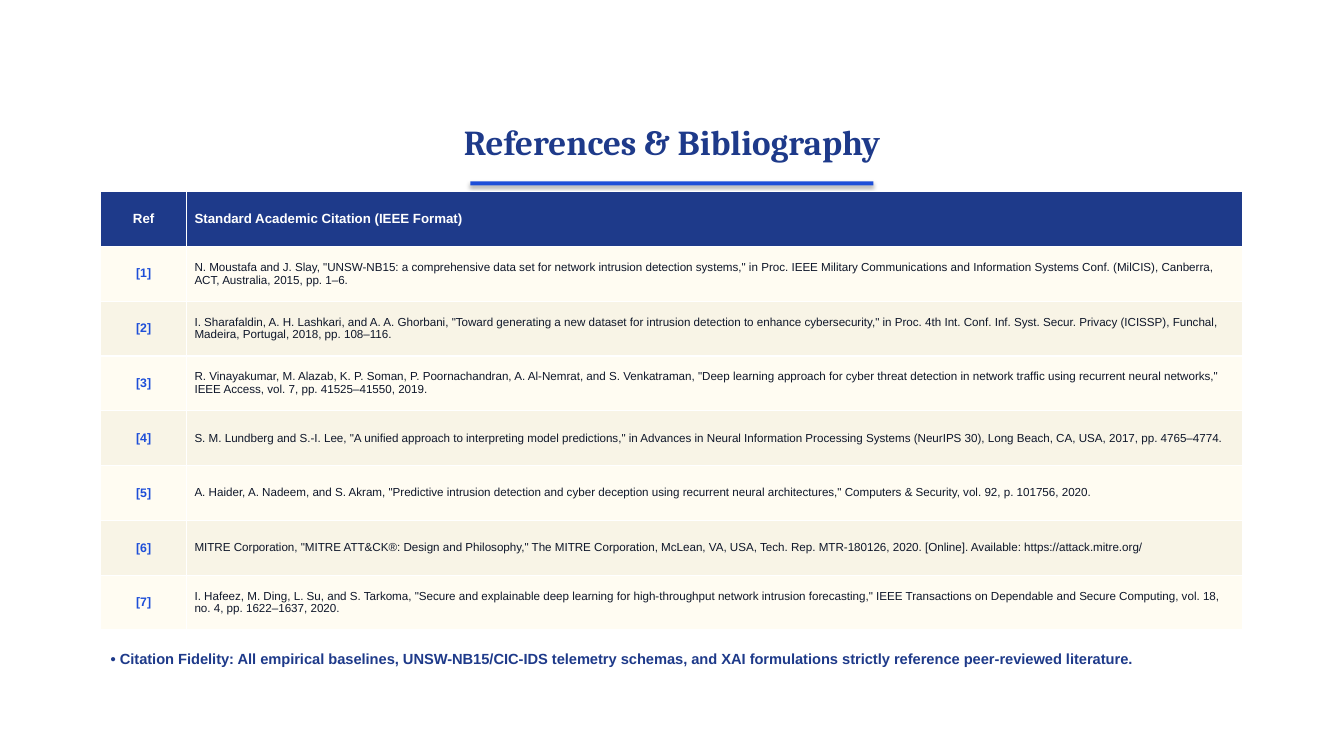
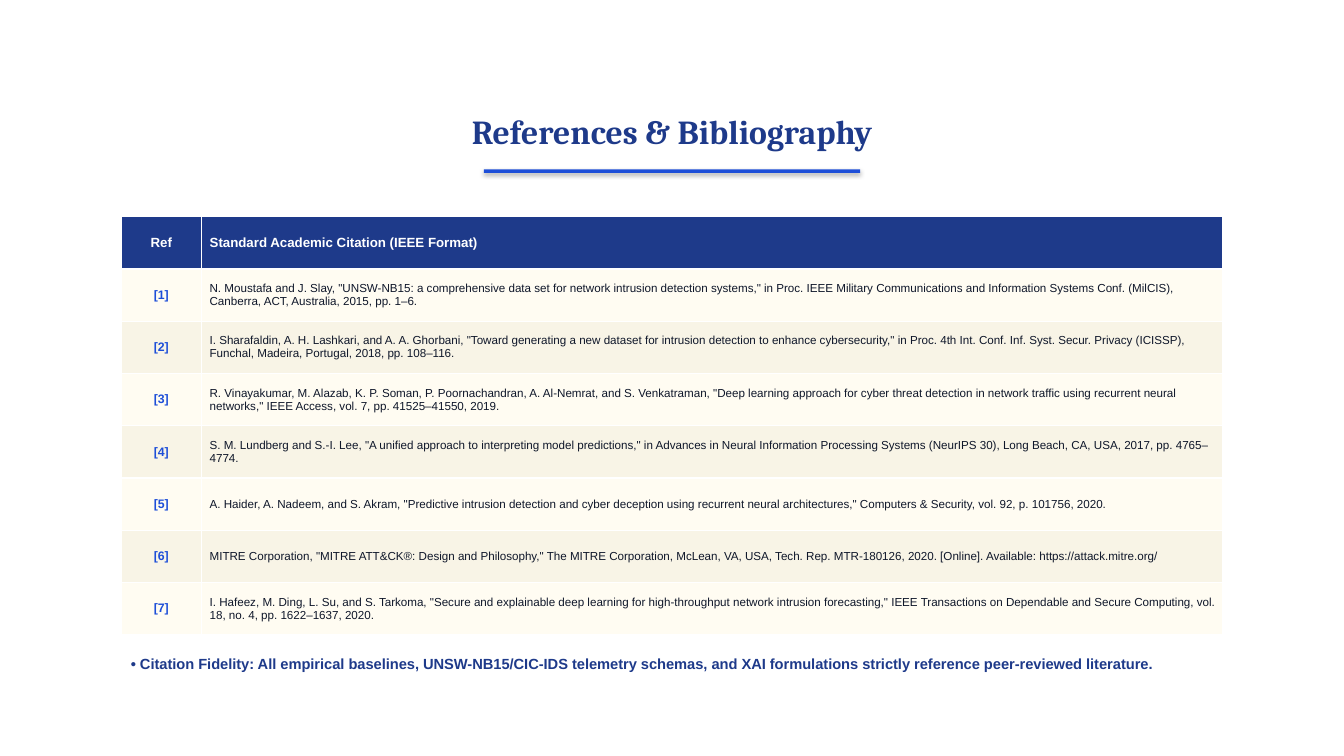
Before and after one commit to surajbuilds53/sentinel-x, a slide deck: slide 16 of Sentinel-X_Presentation.pptx. Drawn at 1344x756 pixels with LibreOffice and Linux fonts; fonts in the diff are those of the drawing; background and template pictures are left out. Boxes give left, top, right and bottom in pixels: in the first picture for what was removed or moved away, otherwise in the second. Text is boxed around its words. In the diff, an @@ line names an element or a change of style, - is before the commit and + after.

Commit message:
fix(presentation): resolve table header overlap with college logos and title underline on References, Literature Review, and Project Content slides

```diff
--- a/Sentinel-X_Presentation.pptx
+++ b/Sentinel-X_Presentation.pptx
@@ text "References & Bibliography" moved from (x1=464, y1=130, x2=880, y2=163) to (x1=472, y1=120, x2=873, y2=152) @@
@@ text "References & Bibliography" at (x1=472, y1=120, x2=873, y2=152): size 25 to 24 pt @@
@@ rectangle resized from (x1=471, y1=181, x2=874, y2=186) to (x1=484, y1=169, x2=860, y2=173) @@
@@ table resized from (x1=101, y1=192, x2=1243, y2=630) to (x1=121, y1=217, x2=1223, y2=635) @@
@@ text "• Citation Fidelity: All empirical ..." moved from (x1=120, y1=653, x2=1133, y2=667) to (x1=140, y1=658, x2=1153, y2=672) @@
```
Also in this commit, not shown: 14 other slides changed, 2 other files.
